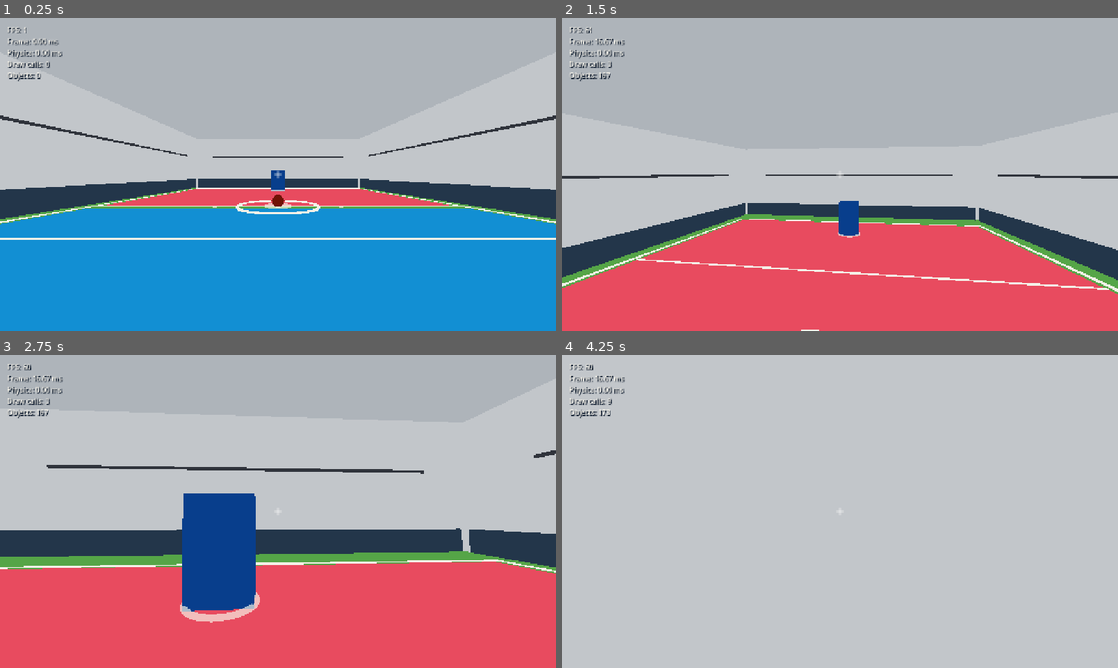
Above: before the commit, frames 1-4 (two rows, left to right).
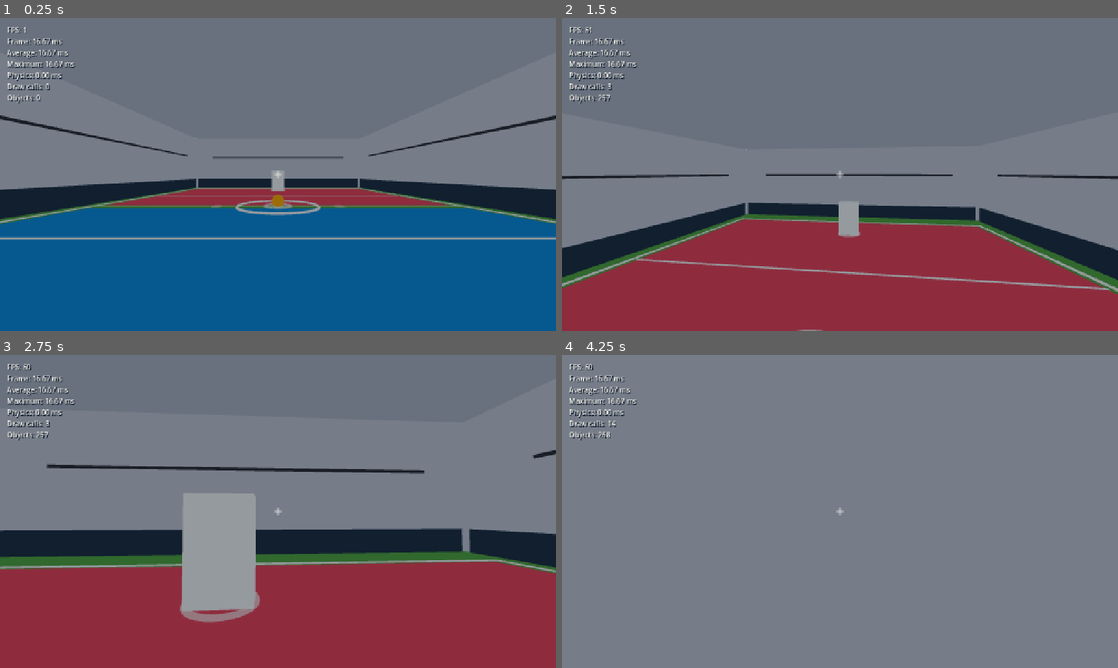
Above: after the commit, the same moments.

Repository: copley/dodgeball-fps
Game: Godot game, scene res://scenes/main.tscn
The game is run twice, just before and just after one commit, with the same random seed, the same clock (stepped at 60 frames per second) and the same inputs.
Inputs (mouse positions are in pixels of both pictures, inside the frame that each line leads up to):
- Up to frame 1 (0.25 s): no input
- Up to frame 2 (1.5 s): tap Enter at 0.5 s; move the mouse to (867, 174) at 0.52 s; hold Shift (sprint) 0.53-1.28 s; hold W (move_forward) from 0.53 s (still down); tap Space (jump) at 0.77 s; click (867, 174) at 0.8 s; move the mouse to (812, 174) at 1.27 s; click (812, 174) at 1.35 s
- Up to frame 3 (2.75 s): keep holding W (move_forward); tap Space (jump) at 1.52 s; tap Shift (sprint) at 1.55 s; move the mouse to (289, 505) at 2.02 s; hold Right mouse button (catch_ball) from 2.03 s (still down); click (289, 505) at 2.3 s
- Up to frame 4 (4.25 s): keep holding W (move_forward); move the mouse to (834, 517) at 2.77 s; release Right mouse button (catch_ball) at 2.78 s; tap Ctrl (crouch) at 2.85 s; tap Space (jump) at 3.02, 3.77 s; tap Shift (sprint) at 3.05 s; move the mouse to (878, 514) at 3.52 s; hold E (pickup_ball) from 3.53 s (still down); click (878, 514) at 3.8 s

The runs differ from the first frame. In frame 1, 99% of the frame differs, in the area x 0-100%, y 0-100%; in frame 2, 99%; in frame 3, 99%; in frame 4, 100%.

Commit message:
perf: improve render clarity and frame pacing

Diff:
--- a/project.godot
+++ b/project.godot
@@ -21,6 +21,7 @@
 window/size/viewport_height=720
 window/stretch/mode="canvas_items"
 window/stretch/aspect="expand"
+window/vsync/vsync_mode=1
 
 [input]
 
@@ -93,3 +94,6 @@
 [rendering]
 
 rendering_device/driver.windows="d3d12"
+anti_aliasing/quality/msaa_3d=1
+scaling_3d/scale=1.0
+lights_and_shadows/directional_shadow/size=2048
--- a/scenes/ball.tscn
+++ b/scenes/ball.tscn
@@ -3,8 +3,9 @@
 [ext_resource type="Script" path="res://scripts/ball.gd" id="1_ball"]
 
 [sub_resource type="StandardMaterial3D" id="StandardMaterial3D_ball"]
-albedo_color = Color(0.9, 0.18, 0.08, 1)
-roughness = 0.65
+albedo_color = Color(1, 0.68, 0.08, 1)
+metallic = 0.0
+roughness = 0.58
 
 [sub_resource type="SphereMesh" id="SphereMesh_ball"]
 material = SubResource("StandardMaterial3D_ball")
--- a/scenes/court.tscn
+++ b/scenes/court.tscn
@@ -2,9 +2,9 @@
 
 [sub_resource type="StandardMaterial3D" id="StandardMaterial3D_floor"]
 cull_mode = 2
-shading_mode = 0
 albedo_color = Color(0.333333, 0.647059, 0.278431, 1)
-roughness = 0.82
+metallic = 0.0
+roughness = 0.86
 
 [sub_resource type="BoxMesh" id="BoxMesh_floor"]
 material = SubResource("StandardMaterial3D_floor")
@@ -15,8 +15,8 @@
 
 [sub_resource type="StandardMaterial3D" id="StandardMaterial3D_ceiling"]
 cull_mode = 2
-shading_mode = 0
 albedo_color = Color(0.682353, 0.705882, 0.729412, 1)
+metallic = 0.0
 roughness = 0.9
 
 [sub_resource type="BoxMesh" id="BoxMesh_ceiling"]
@@ -28,8 +28,8 @@
 
 [sub_resource type="StandardMaterial3D" id="StandardMaterial3D_wall"]
 cull_mode = 2
-shading_mode = 0
 albedo_color = Color(0.760784, 0.776471, 0.792157, 1)
+metallic = 0.0
 roughness = 0.9
 
 [sub_resource type="BoxMesh" id="BoxMesh_side_wall"]
@@ -47,43 +47,43 @@
 size = Vector3(20, 6, 0.5)
 
 [sub_resource type="StandardMaterial3D" id="StandardMaterial3D_line"]
-shading_mode = 0
 albedo_color = Color(0.956863, 0.945098, 0.909804, 1)
-roughness = 0.75
+metallic = 0.0
+roughness = 0.68
 
 [sub_resource type="BoxMesh" id="BoxMesh_center_line"]
 material = SubResource("StandardMaterial3D_line")
 size = Vector3(18, 0.018, 0.14)
 
 [sub_resource type="StandardMaterial3D" id="StandardMaterial3D_player_half"]
-shading_mode = 0
 albedo_color = Color(0.086275, 0.560784, 0.827451, 1)
-roughness = 0.82
+metallic = 0.0
+roughness = 0.84
 
 [sub_resource type="StandardMaterial3D" id="StandardMaterial3D_opponent_half"]
-shading_mode = 0
 albedo_color = Color(0.909804, 0.294118, 0.372549, 1)
-roughness = 0.82
+metallic = 0.0
+roughness = 0.84
 
 [sub_resource type="StandardMaterial3D" id="StandardMaterial3D_neutral"]
-shading_mode = 0
 albedo_color = Color(0.333333, 0.647059, 0.278431, 1)
-roughness = 0.82
+metallic = 0.0
+roughness = 0.86
 
 [sub_resource type="StandardMaterial3D" id="StandardMaterial3D_spawn"]
-shading_mode = 0
 transparency = 1
 albedo_color = Color(0.968627, 0.956863, 0.909804, 0.68)
-roughness = 0.75
+metallic = 0.0
+roughness = 0.68
 
 [sub_resource type="StandardMaterial3D" id="StandardMaterial3D_trim"]
-shading_mode = 0
 albedo_color = Color(0.145098, 0.215686, 0.290196, 1)
+metallic = 0.0
 roughness = 0.88
 
 [sub_resource type="StandardMaterial3D" id="StandardMaterial3D_accent"]
-shading_mode = 0
 albedo_color = Color(0.188235, 0.203922, 0.231373, 1)
+metallic = 0.0
 roughness = 0.88
 
 [sub_resource type="BoxMesh" id="BoxMesh_half"]
@@ -221,19 +221,19 @@
 mesh = SubResource("BoxMesh_neutral_strip")
 
 [node name="NearBoundary" type="MeshInstance3D" parent="CourtGraphics"]
-position = Vector3(0, 0.03, 13)
+position = Vector3(0, 0.035, 13)
 mesh = SubResource("BoxMesh_boundary_long")
 
 [node name="FarBoundary" type="MeshInstance3D" parent="CourtGraphics"]
-position = Vector3(0, 0.03, -13)
+position = Vector3(0, 0.035, -13)
 mesh = SubResource("BoxMesh_boundary_long")
 
 [node name="LeftBoundary" type="MeshInstance3D" parent="CourtGraphics"]
-position = Vector3(-9.1, 0.03, 0)
+position = Vector3(-9.1, 0.035, 0)
 mesh = SubResource("BoxMesh_boundary_short")
 
 [node name="RightBoundary" type="MeshInstance3D" parent="CourtGraphics"]
-position = Vector3(9.1, 0.03, 0)
+position = Vector3(9.1, 0.035, 0)
 mesh = SubResource("BoxMesh_boundary_short")
 
 [node name="PlayerActivationLine" type="MeshInstance3D" parent="CourtGraphics"]
--- a/scenes/main.tscn
+++ b/scenes/main.tscn
@@ -7,8 +7,8 @@
 background_mode = 1
 background_color = Color(0.06, 0.07, 0.09, 1)
 ambient_light_source = 3
-ambient_light_color = Color(0.65, 0.7, 0.8, 1)
-ambient_light_energy = 0.55
+ambient_light_color = Color(0.72, 0.75, 0.8, 1)
+ambient_light_energy = 0.7
 
 [sub_resource type="StyleBoxFlat" id="StyleBoxFlat_crosshair"]
 bg_color = Color(0.96, 0.96, 0.96, 0.95)
@@ -44,8 +44,9 @@
 [node name="DirectionalLight3D" type="DirectionalLight3D" parent="."]
 rotation_degrees = Vector3(-55, -25, 0)
 light_color = Color(0.92, 0.94, 1, 1)
-light_energy = 1.15
+light_energy = 1.0
 shadow_enabled = true
+directional_shadow_max_distance = 35.0
 
 [node name="UI" type="CanvasLayer" parent="."]
 
@@ -121,7 +122,7 @@
 offset_left = 16.0
 offset_top = 16.0
 offset_right = 248.0
-offset_bottom = 112.0
+offset_bottom = 144.0
 theme_override_colors/font_color = Color(0.957, 0.945, 0.91, 1)
 theme_override_colors/font_shadow_color = Color(0.08, 0.13, 0.2, 0.9)
 theme_override_constants/shadow_offset_x = 2
--- a/scenes/target.tscn
+++ b/scenes/target.tscn
@@ -3,8 +3,9 @@
 [ext_resource type="Script" path="res://scripts/target.gd" id="1_target"]
 
 [sub_resource type="StandardMaterial3D" id="StandardMaterial3D_target"]
-albedo_color = Color(0.12, 0.48, 0.9, 1)
-roughness = 0.7
+albedo_color = Color(0.956863, 0.945098, 0.909804, 1)
+metallic = 0.0
+roughness = 0.72
 
 [sub_resource type="BoxMesh" id="BoxMesh_target"]
 material = SubResource("StandardMaterial3D_target")
--- a/scripts/ball.gd
+++ b/scripts/ball.gd
@@ -92,6 +92,8 @@
 		return
 	state = BallState.HELD
 	hold_position = marker
+	global_transform = marker.global_transform
+	reset_physics_interpolation()
 	seconds_since_throw = 0.0
 	freeze = true
 	sleeping = false
@@ -117,6 +119,7 @@
 	caught.emit()
 	state = BallState.HELD
 	global_transform = marker.global_transform
+	reset_physics_interpolation()
 	return true
 
 
@@ -124,6 +127,7 @@
 	if state != BallState.HELD:
 		return
 	global_transform = hold_position.global_transform
+	reset_physics_interpolation()
 	hold_position = null
 	state = BallState.THROWN
 	seconds_since_throw = 0.0
--- a/scripts/main.gd
+++ b/scripts/main.gd
@@ -21,8 +21,10 @@
 var target_eliminated: bool = false
 var gameplay_mouse_captured: bool = true
 var diagnostics_seconds_until_update: float = 0.0
+var frame_time_samples: Array[float] = []
 
 const DIAGNOSTICS_UPDATE_INTERVAL: float = 0.25
+const DIAGNOSTICS_ROLLING_SAMPLE_COUNT: int = 120
 
 
 func _ready() -> void:
@@ -73,6 +75,9 @@
 
 
 func _process(delta: float) -> void:
+	frame_time_samples.push_back(delta * 1000.0)
+	if frame_time_samples.size() > DIAGNOSTICS_ROLLING_SAMPLE_COUNT:
+		frame_time_samples.pop_front()
 	diagnostics_seconds_until_update -= delta
 	if diagnostics_seconds_until_update <= 0.0:
 		_update_performance_diagnostics()
@@ -80,11 +85,31 @@
 
 
 func _update_performance_diagnostics() -> void:
+	var current_frame_time_ms: float = (
+		float(frame_time_samples.back())
+		if not frame_time_samples.is_empty()
+		else Performance.get_monitor(Performance.TIME_PROCESS) * 1000.0
+	)
+	var average_frame_time_ms := 0.0
+	var maximum_frame_time_ms := 0.0
+	for sample: float in frame_time_samples:
+		average_frame_time_ms += sample
+		maximum_frame_time_ms = maxf(maximum_frame_time_ms, sample)
+	if frame_time_samples.is_empty():
+		average_frame_time_ms = current_frame_time_ms
+		maximum_frame_time_ms = current_frame_time_ms
+	else:
+		average_frame_time_ms /= frame_time_samples.size()
 	performance_diagnostics_label.text = (
-		"FPS: %d\nFrame: %.2f ms\nPhysics: %.2f ms\nDraw calls: %d\nObjects: %d"
+		(
+			"FPS: %d\nFrame: %.2f ms\nAverage: %.2f ms\nMaximum: %.2f ms"
+			+ "\nPhysics: %.2f ms\nDraw calls: %d\nObjects: %d"
+		)
 		% [
 			Engine.get_frames_per_second(),
-			Performance.get_monitor(Performance.TIME_PROCESS) * 1000.0,
+			current_frame_time_ms,
+			average_frame_time_ms,
+			maximum_frame_time_ms,
 			Performance.get_monitor(Performance.TIME_PHYSICS_PROCESS) * 1000.0,
 			int(Performance.get_monitor(Performance.RENDER_TOTAL_DRAW_CALLS_IN_FRAME)),
 			int(Performance.get_monitor(Performance.RENDER_TOTAL_OBJECTS_IN_FRAME)),
--- a/tests/test_performance_smoothness.gd
+++ b/tests/test_performance_smoothness.gd
@@ -14,6 +14,28 @@
 		ProjectSettings.get_setting("physics/common/physics_interpolation", false),
 		"physics interpolation is enabled"
 	)
+	_expect(
+		ProjectSettings.get_setting("rendering/anti_aliasing/quality/msaa_3d", 0) == 1,
+		"2x MSAA is selected"
+	)
+	_expect(
+		is_equal_approx(
+			ProjectSettings.get_setting("rendering/scaling_3d/scale", 0.0),
+			1.0
+		),
+		"native 100% render scale is selected"
+	)
+	_expect(
+		ProjectSettings.get_setting("display/window/vsync/vsync_mode", 0) == 1,
+		"VSync is enabled"
+	)
+	_expect(
+		ProjectSettings.get_setting(
+			"rendering/lights_and_shadows/directional_shadow/size",
+			0
+		) == 2048,
+		"directional shadow quality is moderate"
+	)
 	_expect(InputMap.has_action("toggle_performance"), "F3 diagnostic action exists")
 	var main := MAIN_SCENE.instantiate()
 	root.add_child(main)
@@ -23,6 +45,8 @@
 	main._update_performance_diagnostics()
 	_expect(label.text.contains("FPS:"), "overlay reports FPS")
 	_expect(label.text.contains("Frame:"), "overlay reports frame time")
+	_expect(label.text.contains("Average:"), "overlay reports rolling average frame time")
+	_expect(label.text.contains("Maximum:"), "overlay reports rolling maximum frame time")
 	_expect(label.text.contains("Physics:"), "overlay reports physics time")
 	_expect(label.text.contains("Draw calls:"), "overlay reports draw calls")
 	_expect(label.text.contains("Objects:"), "overlay reports rendered objects")
@@ -31,8 +55,15 @@
 	main._unhandled_input(_action_event("toggle_performance"))
 	_expect(label.visible, "F3 restores the performance overlay")
 	_expect(main.player.normal_speed == 7.0, "normal gameplay speed is unchanged")
+	_expect(main.player.sprint_speed == 10.0, "sprint gameplay value is unchanged")
 	_expect(main.player.jump_velocity == 6.5, "jump gameplay value is unchanged")
+	_expect(main.player.dodge_speed == 12.0, "dodge gameplay value is unchanged")
+	_expect(main.player.mouse_sensitivity == 0.002, "mouse sensitivity is unchanged")
+	_expect(is_equal_approx(main.ball.mass, 0.45), "ball mass is unchanged")
+	_expect(is_equal_approx(main.ball.linear_damp, 0.8), "ball damping is unchanged")
 	_expect(main.get_node_or_null("Court/CourtGraphics") != null, "court design remains present")
+	_test_court_invariants(main)
+	_test_render_invariants(main)
 	main.queue_free()
 	await process_frame
 	if failures == 0:
@@ -50,6 +81,68 @@
 	return event
 
 
+func _test_court_invariants(main: Node3D) -> void:
+	var court := main.get_node("Court")
+	var floor_shape := court.get_node(
+		"Geometry/Floor/CollisionShape3D"
+	).shape as BoxShape3D
+	_expect(floor_shape.size == Vector3(20.0, 0.5, 30.0), "floor collision dimensions are unchanged")
+	_expect(
+		court.get_node("SpawnMarkers/PlayerSpawn").position == Vector3(0.0, 0.0, 10.0),
+		"player spawn transform is unchanged"
+	)
+	_expect(
+		court.get_node("SpawnMarkers/BallSpawn").position == Vector3(0.0, 0.5, 0.0),
+		"ball spawn transform is unchanged"
+	)
+	_expect(
+		court.get_node("SpawnMarkers/TargetSpawn").position == Vector3(0.0, 0.0, -10.0),
+		"target spawn transform is unchanged"
+	)
+	var graphics := court.get_node("CourtGraphics")
+	_expect(
+		graphics.get_node("NearBoundary").position.y >= 0.035,
+		"court markings have depth-safe transforms"
+	)
+	_expect(
+		_find_collision_node(graphics) == null,
+		"court markings remain collision-free"
+	)
+	_expect(_count_type(main, PlayerController) == 1, "exactly one player remains")
+	_expect(_count_type(main, Dodgeball) == 1, "exactly one ball remains")
+	_expect(_count_type(main, DodgeballTarget) == 1, "exactly one target remains")
+
+
+func _test_render_invariants(main: Node3D) -> void:
+	var environment := main.get_node("WorldEnvironment").environment as Environment
+	_expect(not environment.ssao_enabled, "SSAO remains disabled")
+	_expect(not environment.ssil_enabled, "SSIL remains disabled")
+	_expect(not environment.ssr_enabled, "SSR remains disabled")
+	_expect(not environment.glow_enabled, "glow remains disabled")
+	_expect(not environment.volumetric_fog_enabled, "volumetric fog remains disabled")
+	_expect(
+		ProjectSettings.get_setting("rendering/anti_aliasing/quality/screen_space_aa", 0) == 0,
+		"overlapping screen-space anti-aliasing remains disabled"
+	)
+
+
+func _find_collision_node(node: Node) -> CollisionObject3D:
+	if node is CollisionObject3D:
+		return node as CollisionObject3D
+	for child: Node in node.get_children():
+		var collision := _find_collision_node(child)
+		if collision != null:
+			return collision
+	return null
+
+
+func _count_type(node: Node, type: Variant) -> int:
+	var count := 1 if is_instance_of(node, type) else 0
+	for child: Node in node.get_children():
+		count += _count_type(child, type)
+	return count
+
+
 func _expect(condition: bool, message: String) -> void:
 	if condition:
 		print("PASS: ", message)
Not shown, changed: README.md
Not shown, changed: docs/ARCHITECTURE.md
Not shown, changed: docs/MILESTONES.md
Not shown, changed: docs/TASKS.md
Not shown, changed: docs/TESTING.md
